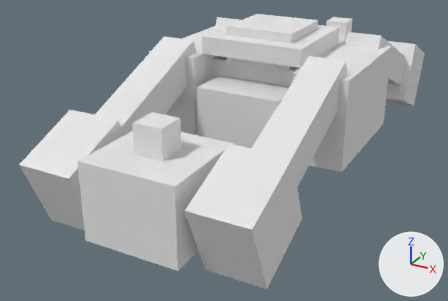
What one commit did to the OBJ model common/src/main/resources/assets/railways/models/block/bogey/medium/triple_wheel/frame.obj.
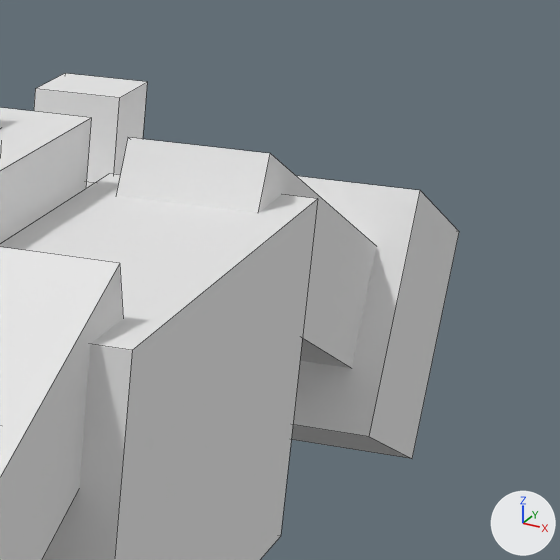
Each version is shown whole from a 50 mm lens placed at (1.85, -4.11, 2.46), pointed at (-0.23, -0.31, 0.57), then close up on the part from 71% to 100% of the width and 0% to 43% of the height. Arrows for +X, +Y and +Z are at lower right; the lights stay in place. The close-ups show mesh edges as thin lines. Where no turn or scale is listed for an object, it has been applied to the vertices.

The scene before the commit, as lines of its bpy script (objects in view):
```python
me_cube_10 = bpy.data.meshes.new('cube_10')
me_cube_10.from_pydata([(0.75, 1.149, 0.682), (0.75, 1.341, 1.144), (0.75, 1.611, 0.491), (0.75, 1.803, 0.953), (0.375, 1.341, 1.144), (0.375, 1.149, 0.682), (0.375, 1.803, 0.953), (0.375, 1.611, 0.491)], [], [(3, 6, 4, 1), (2, 3, 1, 0), (7, 2, 0, 5), (6, 7, 5, 4), (5, 0, 1, 4), (6, 3, 2, 7)])
me_cube_10.materials.append(mat_m_b1d6554b_f704_0e12_e9f2_9b32605808ac)  # its picture is missing
me_cube_11 = bpy.data.meshes.new('cube_11')
me_cube_11.from_pydata([(0.688, 0.297, 1.175), (0.688, 0.393, 1.406), (0.688, 1.221, 0.793), (0.688, 1.317, 1.024), (0.438, 0.393, 1.406), (0.438, 0.297, 1.175), (0.438, 1.317, 1.024), (0.438, 1.221, 0.793)], [], [(3, 6, 4, 1), (2, 3, 1, 0), (7, 2, 0, 5), (6, 7, 5, 4), (5, 0, 1, 4), (6, 3, 2, 7)])
for i in [5]: me_cube_11.polygons[i].material_index = 1
me_cube_11.materials.append(mat_m_3a59add4_f68e_df82_723a_2f7b45749798)  # its picture is missing
me_cube_11.materials.append(mat_none)  # white #e7e7e7
me_cube_7 = bpy.data.meshes.new('cube_7')
me_cube_7.from_pydata(...)  # 8 vertices, 6 faces; spans x 0.438..0.688, y -1.317..-0.297, z 0.793..1.406
# faces by material slot: [5, 1]
me_cube_7.materials.append(mat_m_3a59add4_f68e_df82_723a_2f7b45749798)  # its picture is missing
me_cube_7.materials.append(mat_none)  # white #e7e7e7
ob_cube_10 = bpy.data.objects.new('cube_10', me_cube_10)
ob_cube_10.location = (0.0, 0.0, 0.0)
ob_cube_11 = bpy.data.objects.new('cube_11', me_cube_11)
ob_cube_11.location = (0.0, 0.0, 0.0)
ob_cube_7 = bpy.data.objects.new('cube_7', me_cube_7)
ob_cube_7.location = (0.0, 0.0, 0.0)
# also in view: 'cube_6' at (0.56, 0.0, 1.0); 'cube_0' at (0.0, 0.0, 1.38); 'cube_12' at (0.0, 1.5, 1.16)
```
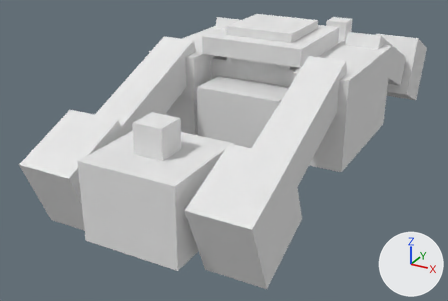
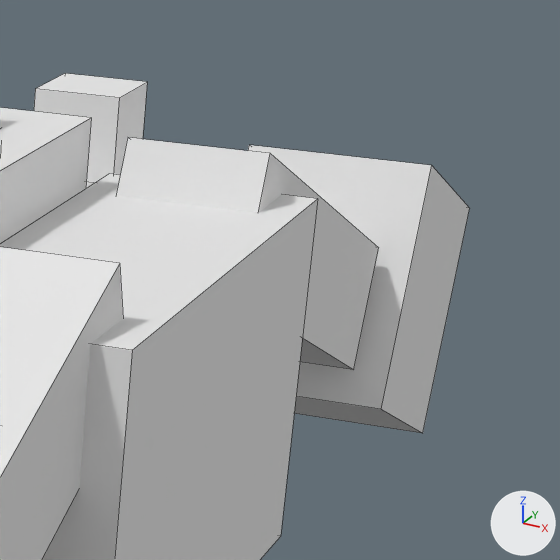
Boxes [x1, y1, x2, y2] around the edits, measured in the close-ups (560 x 560 px):
'cube_10', mesh moved: before [291, 176, 459, 459]; after [248, 145, 469, 433]

The edits, one by one:
me_cube_10 has 8 vertices, 6 faces and spans x 0.375..0.75, y 1.149..1.803, z 0.491..1.144.
me_cube_10 is used by ob_cube_10; location (0.0, 0.0, 0.0).
me_cube_10 part 1: the whole mesh is moved by (0.0, 0.082, 0.034).
